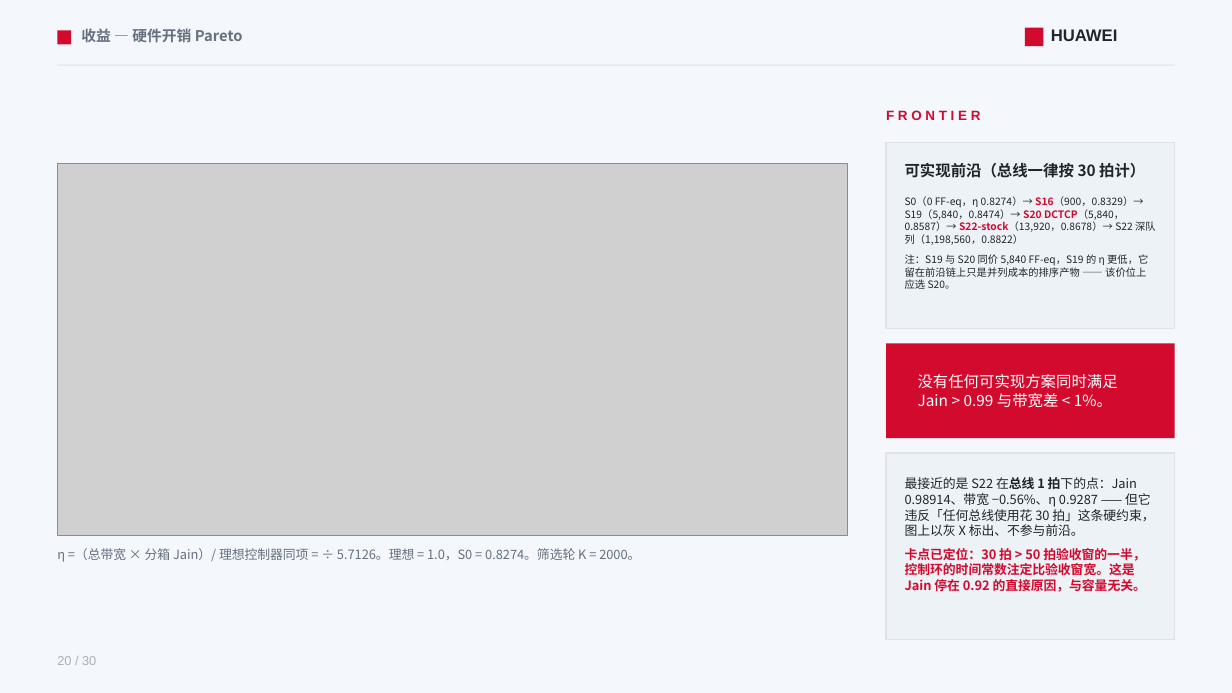
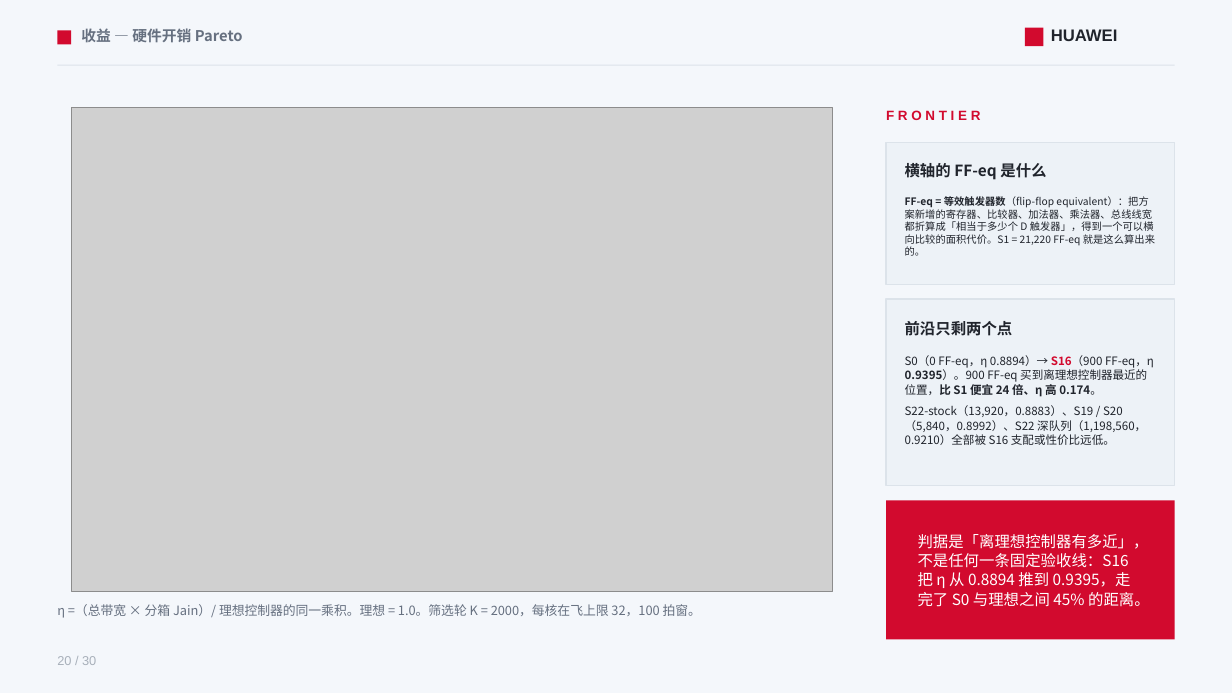
Before and after one commit to lukebest/booksim2, a slide deck: slide 20 of ppt/ring2-write-fairness.pptx. Drawn at 1232x693 pixels with LibreOffice and Linux fonts; fonts in the diff are those of the drawing; grey boxes stand for pictures. Boxes give left, top, right and bottom in pixels: in the first picture for what was removed or moved away, otherwise in the second. Text is boxed around its words. In the diff, an @@ line names an element or a change of style, - is before the commit and + after.

```diff
--- a/ppt/ring2-write-fairness.pptx
+++ b/ppt/ring2-write-fairness.pptx
@@ picture: place and size @@
-picture at bbox=[57, 164, 848, 535]
+picture at bbox=[72, 107, 833, 592]
@@ rectangle: place and size @@
-rectangle at bbox=[886, 142, 1175, 329]
+rectangle at bbox=[886, 142, 1175, 285]
@@ text at bbox=[905, 160, 1046, 180]: text changed @@
-可实现前沿（总线一律按 30 拍计）
+横轴的 FF‑eq 是什么
@@ text at bbox=[905, 196, 1155, 256]: text changed @@
-S0（0 FF‑eq，η 0.8274）→ S16（900，0.8329）→ S19（5,840，0.8474）→ S20 DCTCP（5,840，0.8587）→ S22-stock（13,920，0.8678）→ S22 深队列（1,198,560，0.8822）
-注：S19 与 S20 同价 5,840 FF‑eq，S19 的 η 更低，它留在前沿链上只是并列成本的排序产物 —— 该价位上应选 S20。
+FF‑eq = 等效触发器数（flip-flop equivalent）：把方案新增的寄存器、比较器、加法器、乘法器、总线线宽都折算成「相当于多少个 D 触发器」，得到一个可以横向比较的面积代价。S1 = 21,220 FF‑eq 就是这么算出来的。
@@ rectangle: place and size @@
-rectangle at bbox=[886, 344, 1175, 438]
+rectangle at bbox=[886, 299, 1175, 486]
@@ rectangle at bbox=[886, 299, 1175, 486]: fill #D20A2E to #EDF2F7; outline none to #DCE3EA 1 pt @@
@@ text at bbox=[905, 321, 1013, 336]: text changed; text colour #FFFFFF to #20242C; bold on @@
-没有任何可实现方案同时满足 Jain > 0.99 与带宽差 < 1%。
+前沿只剩两个点
@@ text "前沿只剩两个点" at bbox=[905, 321, 1013, 336]: vertical alignment middle to top @@
@@ text added at bbox=[905, 355, 1154, 445], 9 pt, text #20242C @@
+S0（0 FF‑eq，η 0.8894）→ S16（900 FF‑eq，η 0.9395）。900 FF‑eq 买到离理想控制器最近的位置，比 S1 便宜 24 倍、η 高 0.174。
+S22-stock（13,920，0.8883）、S19 / S20（5,840，0.8992）、S22 深队列（1,198,560，0.9210）全部被 S16 支配或性价比远低。
@@ text removed at bbox=[905, 477, 1154, 592] @@
-最接近的是 S22 在总线 1 拍下的点：Jain 0.98914、带宽 −0.56%、η 0.9287 —— 但它违反「任何总线使用花 30 拍」这条硬约束，图上以灰 X 标出、不参与前沿。
-卡点已定位：30 拍 > 50 拍验收窗的一半，控制环的时间常数注定比验收窗宽。这是 Jain 停在 0.92 的直接原因，与容量无关。
@@ rectangle: place and size @@
-rectangle at bbox=[886, 453, 1175, 640]
+rectangle at bbox=[886, 500, 1175, 640]
@@ rectangle at bbox=[886, 500, 1175, 640]: fill #EDF2F7 to #D20A2E; outline #DCE3EA 1 pt to none @@
@@ text added at bbox=[918, 534, 1150, 607], 12 pt, text #FFFFFF @@
+判据是「离理想控制器有多近」，不是任何一条固定验收线：S16 把 η 从 0.8894 推到 0.9395，走完了 S0 与理想之间 45% 的距离。
@@ text at bbox=[57, 604, 701, 618]: text changed @@
-η =（总带宽 × 分箱 Jain）/ 理想控制器同项 = ÷ 5.7126。理想 = 1.0，S0 = 0.8274。筛选轮 K = 2000。
+η =（总带宽 × 分箱 Jain）/ 理想控制器的同一乘积。理想 = 1.0。筛选轮 K = 2000，每核在飞上限 32，100 拍窗。
```
Also in this commit, not shown: 24 other slides changed, 2 slides added, 2 slides removed, 46 other files.
